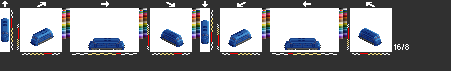
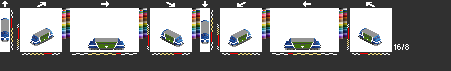
Before/after of a w=451, h=71 layered artwork. What changed in the layer stack:
added layer "lj1" above "bk1" over [1,19,381,50]
